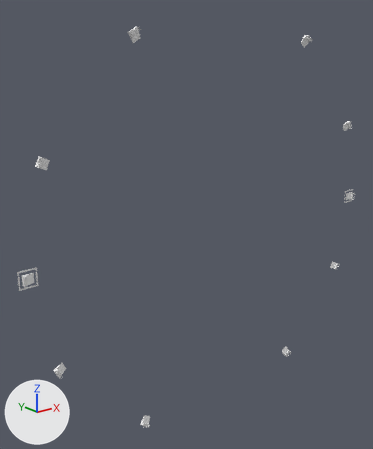
One commit to the glTF model public/models/intro/crown/base.glb: the scene before it, then after it.
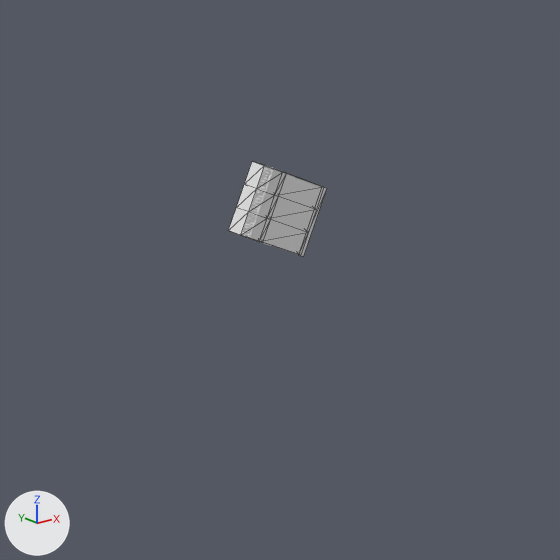
The first picture shows the older version from a camera (50 mm lens) standing at (-550.0, -585.0, 256.0) and looking at (-51.0, 39.0, 7.0). The close-ups show the older and then the newer version on the part from 0% to 23% of the width and 29% to 48% of the height of that picture. Only the edits that show in the close-ups are written down. Lighting does not change. The marker at lower left points along +X, +Y and +Z. The close-ups show mesh edges as thin lines. Where no turn or scale is listed for an object, it has been applied to the vertices.

Names of what the first close-up shows: 'shadeBlueGlass.065', 'shadeBlueGlass.066', 'shadeBlueGlass.074' and 4 more.
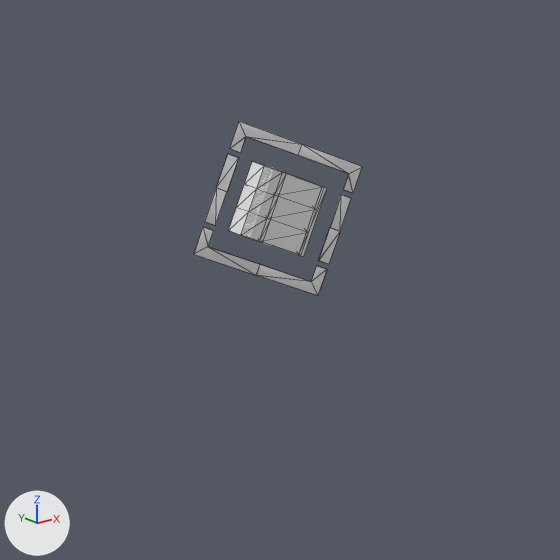
Pixel boxes (x1, y1, x2, y2) of what changed, in the close-ups (560 x 560 px):
'pureBlack.012', added
    after: (230, 122, 302, 155)
'pureBlack.013', added
    after: (194, 227, 260, 275)
'pureBlack.014', added
    after: (257, 264, 327, 296)
'pureBlack.017', added
    after: (298, 145, 362, 193)
'pureBlack.010', added
    after: (205, 188, 227, 225)
'pureBlack.011', added
    after: (216, 154, 238, 191)
'pureBlack.016', added
    after: (330, 195, 352, 231)
'pureBlack.015', added
    after: (319, 228, 340, 264)

The change, as a list of edits to the scene's bpy script:
```text
Add me_mesh_254:
    me_mesh_254.from_pydata([(-313.26, 0.05, 146.73), (-314.06, 0.05, 139.99), (-311.34, 0.05, 145.83), (-315.99, 0.05, 140.89), (-313.26, -0.03, 146.73), (-314.06, -0.03, 139.99), (-311.34, -0.03, 145.83), (-315.99, -0.03, 140.89)], [], [(1, 3, 0), (0, 2, 1), (0, 3, 7), (0, 7, 4), (1, 2, 6), (1, 6, 5), (5, 4, 7), (4, 5, 6), (3, 1, 5), (3, 5, 7), (2, 0, 4), (2, 4, 6)])
Add me_mesh_253:
    me_mesh_253.from_pydata(...)  # a box spanning x 755.84..760.52, y -15.3..-1.12, z -0.25..0.54
Add me_mesh_252:
    me_mesh_252.from_pydata(...)  # 12 vertices, 20 faces; spans x 732.8..760.5, y -28.8..-17.4, z -0.3..0.5
Add me_mesh_251:
    me_mesh_251.from_pydata(...)  # 12 vertices, 20 faces; spans x -318.59..-306.27, y -0.03..0.05, z 129.98..140.03
Add me_mesh_250:
    me_mesh_250.from_pydata(...)  # 12 vertices, 20 faces; spans x -732.8..-705.1, y -26.6..-15.1, z -0.3..0.5
Add me_mesh_249:
    me_mesh_249.from_pydata(...)  # a box spanning x -709.77..-705.1, y -13.06..1.12, z -0.26..0.54
Add me_mesh_248:
    me_mesh_248.from_pydata([(-290.42, 0.05, 136.07), (-289.62, 0.05, 142.82), (-292.35, 0.05, 136.97), (-287.69, 0.05, 141.92), (-290.42, -0.03, 136.07), (-289.62, -0.03, 142.82), (-292.35, -0.03, 136.97), (-287.69, -0.03, 141.92)], [], [(1, 3, 0), (0, 2, 1), (0, 3, 7), (0, 7, 4), (1, 2, 6), (1, 6, 5), (5, 4, 7), (4, 5, 6), (3, 1, 5), (3, 5, 7), (2, 0, 4), (2, 4, 6)])
Add me_mesh_247:
    me_mesh_247.from_pydata(...)  # 12 vertices, 20 faces; spans x -297.41..-285.09, y -0.03..0.05, z 142.77..152.82
Add ob_pureblack_010:
    ob_pureblack_010 = bpy.data.objects.new('pureBlack.010', me_mesh_254)
    ob_pureblack_010.location = (0.0, 0.0, 0.0)
Add ob_pureblack_011:
    ob_pureblack_011 = bpy.data.objects.new('pureBlack.011', me_mesh_253)
    ob_pureblack_011.location = (0.0, 0.0, 0.0)
    ob_pureblack_011.rotation_euler = (1.571, 0.437, 0.0)  # degrees (90, 25, 0)
    ob_pureblack_011.scale = (-0.455, -0.455, -0.102)
Add ob_pureblack_012:
    ob_pureblack_012 = bpy.data.objects.new('pureBlack.012', me_mesh_252)
    ob_pureblack_012.location = (0.0, 0.0, 0.0)
    ob_pureblack_012.rotation_euler = (1.571, 0.437, 0.0)  # degrees (90, 25, 0)
    ob_pureblack_012.scale = (-0.455, -0.455, -0.102)
Add ob_pureblack_013:
    ob_pureblack_013 = bpy.data.objects.new('pureBlack.013', me_mesh_251)
    ob_pureblack_013.location = (0.0, 0.0, 0.0)
Add ob_pureblack_014:
    ob_pureblack_014 = bpy.data.objects.new('pureBlack.014', me_mesh_250)
    ob_pureblack_014.location = (0.0, 0.0, 0.0)
    ob_pureblack_014.rotation_euler = (1.571, -2.705, 0.0)  # degrees (90, -155, 0)
    ob_pureblack_014.scale = (-0.455, -0.455, -0.102)
Add ob_pureblack_015:
    ob_pureblack_015 = bpy.data.objects.new('pureBlack.015', me_mesh_249)
    ob_pureblack_015.location = (0.0, 0.0, 0.0)
    ob_pureblack_015.rotation_euler = (1.571, -2.705, 0.0)  # degrees (90, -155, 0)
    ob_pureblack_015.scale = (-0.455, -0.455, -0.102)
Add ob_pureblack_016:
    ob_pureblack_016 = bpy.data.objects.new('pureBlack.016', me_mesh_248)
    ob_pureblack_016.location = (0.0, 0.0, 0.0)
Add ob_pureblack_017:
    ob_pureblack_017 = bpy.data.objects.new('pureBlack.017', me_mesh_247)
    ob_pureblack_017.location = (0.0, 0.0, 0.0)
```
